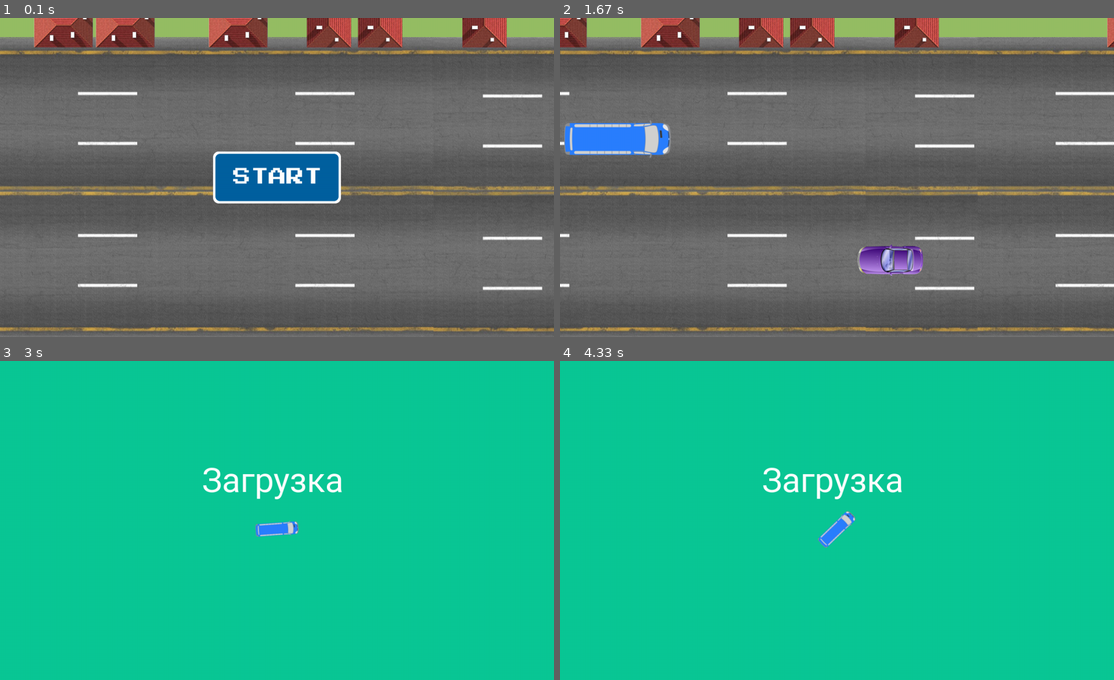
Above: before the commit, frames 1-4 (two rows, left to right).
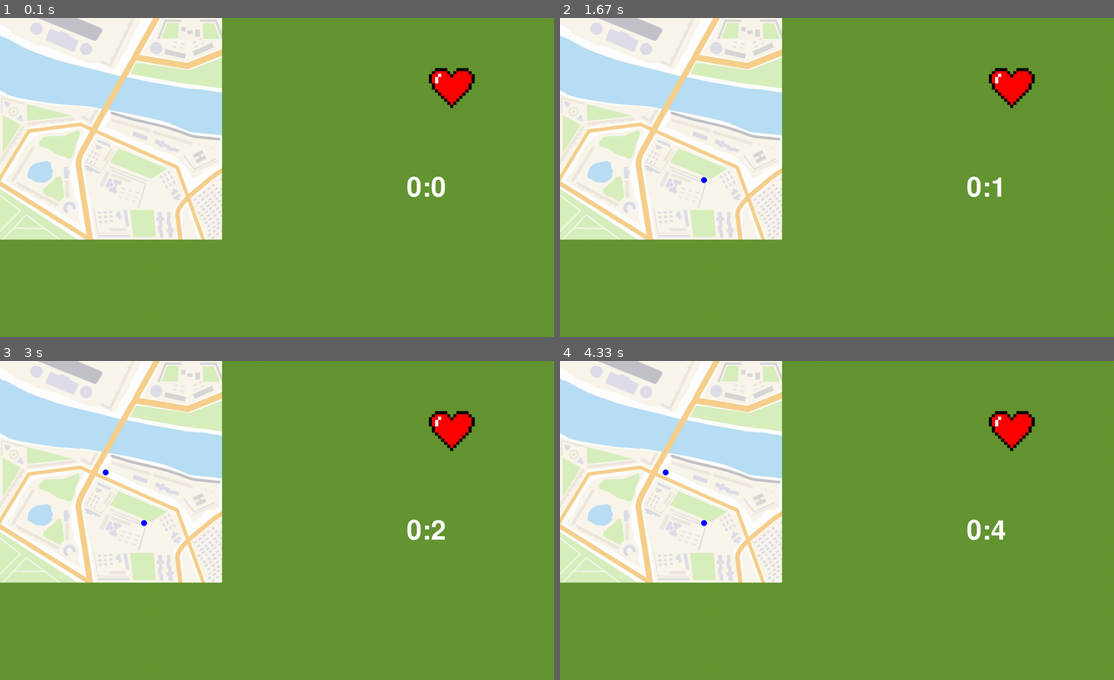
Above: after the commit, the same moments.

Repository: Alicccce/project_pygame
Game: pygame game, started from main.py
Two runs of this game, one before a commit and one after it. Both use one fixed random seed, a clock stepped at 60 frames per second and the inputs below.
Inputs (mouse positions are in pixels of both pictures, inside the frame that each line leads up to):
- Up to frame 1 (0.1 s): no input
- Up to frame 2 (1.67 s): click (837, 177) at 0.38 s; hold W 0.67-1.13 s; move the mouse to (1014, 167) at 0.7 s; click (704, 180) at 1.55 s
- Up to frame 3 (3 s): click (105, 472) at 2.28 s; hold W from 2.97 s (still down)
- Up to frame 4 (4.33 s): release W at 3.27 s

The runs differ from the first frame. In frame 1, 100% of the frame differs, in the area x 0-100%, y 0-100%; in frame 2, 100%; in frame 3, 100%; in frame 4, 100%.

Commit message:
main_game to do

Diff:
--- a/game_two.py
+++ b/game_two.py
@@ -1,6 +1,7 @@
 import pygame
 import os
 import sys
+
 
 def main(surf):
     from main_game import Main_game
@@ -36,7 +37,6 @@
             return 1
         else:
             pygame.draw.rect(self.surf, (self.inact_color), (x, y, self.width, self.height))
-
 
 
 def load_image(name, colorkey=None):
@@ -80,7 +80,9 @@
                    (35, 317),
                    (497, 375), (420, 495)]
     s = []
+    heart_xs = ['hert3.png', 'hert2.png', 'hert.png']
     check = set()
+    heart_img = load_image(heart_xs[k])
 
     time_stop = 20
     time_of_end = 0
@@ -99,6 +101,7 @@
 
             secs = time_of_end
 
+        screen.blit(heart_img, (1000,100))
         mins = secs // 60
         secs %= 60
 
--- a/main.py
+++ b/main.py
@@ -1,7 +1,7 @@
 import pygame
 from Alice import game_one
 from Start_display import start
-
+from game_two import game_two
 
 screen = pygame.display.set_mode((1300, 750))
-start(screen)
+game_two(screen)
Binary file added: data/hert.png
Binary file added: data/hert2.png
Binary file added: data/hert3.png
